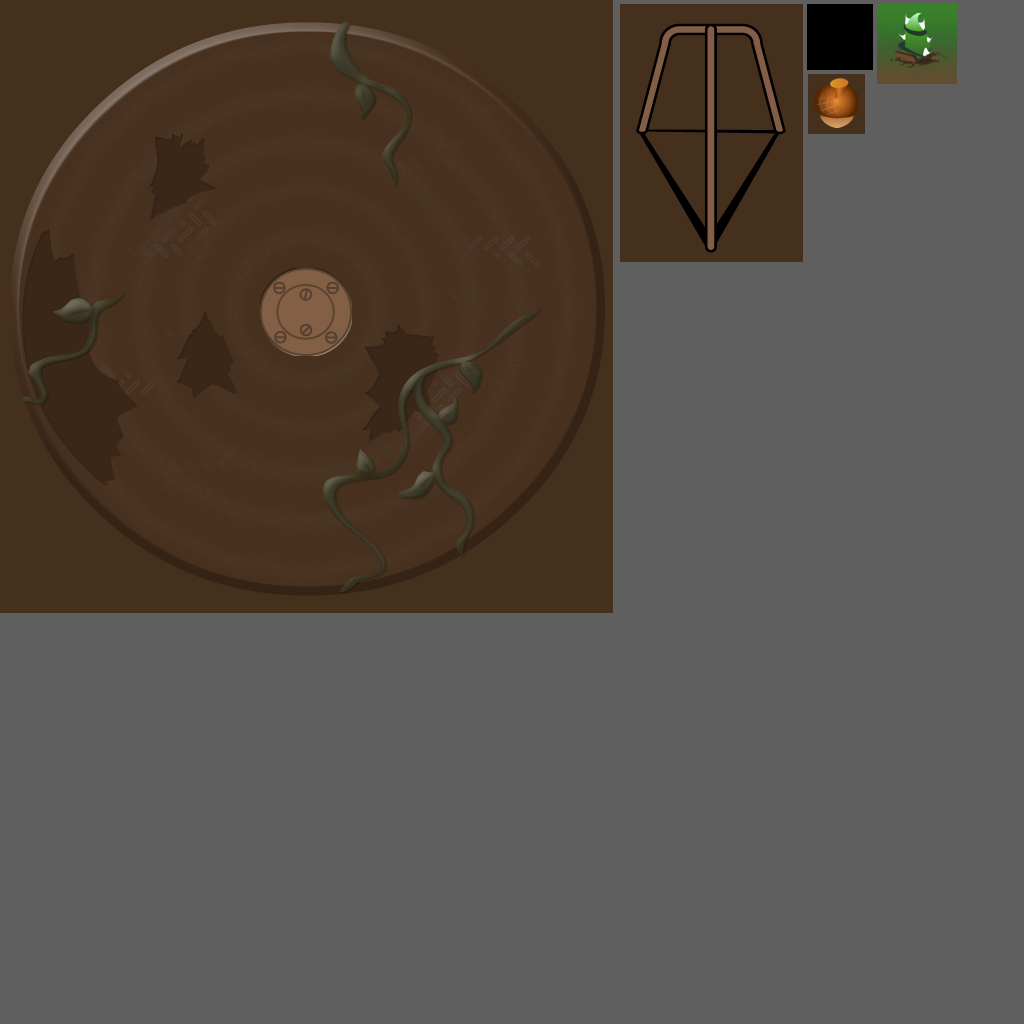
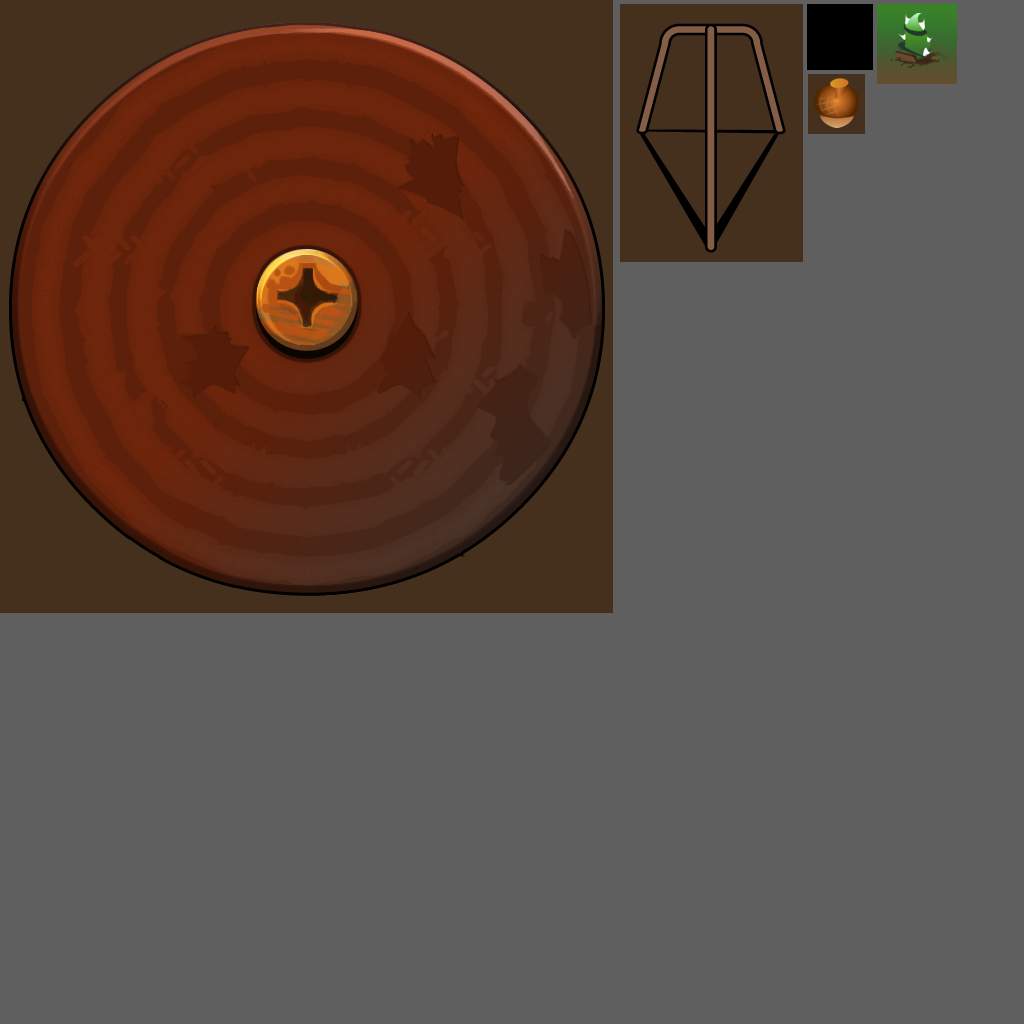
Layered file, before and after one edit (1024x1024). Changes by layer:
painted on "merry_go_disc" over left=9, top=22, right=605, bottom=596
